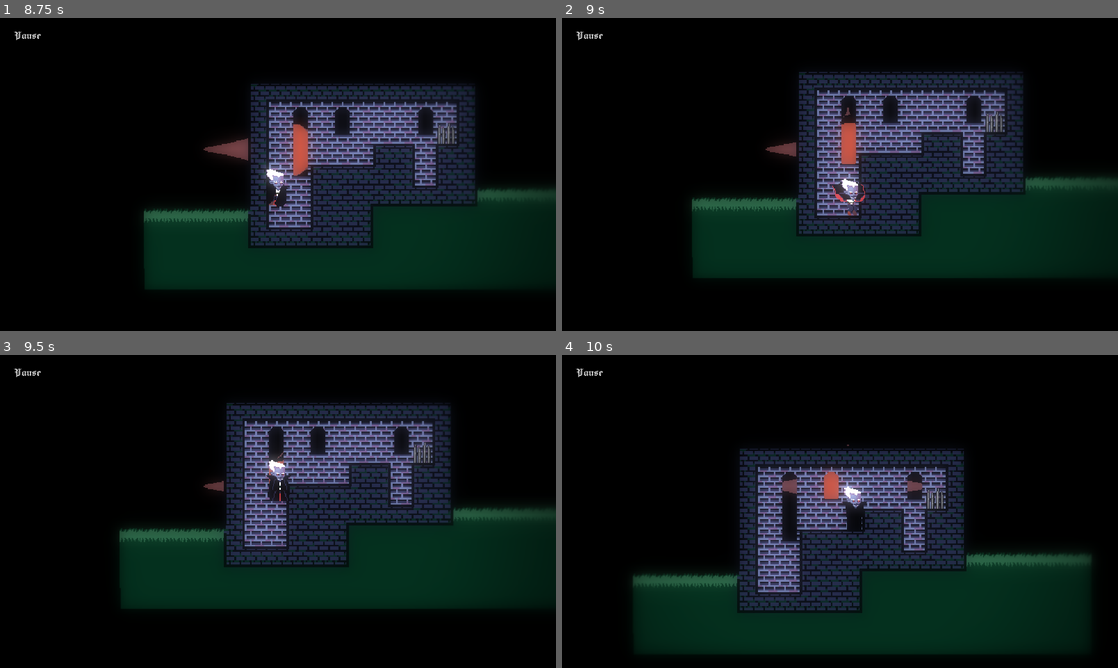
Above: before the commit, frames 1-4 (two rows, left to right).
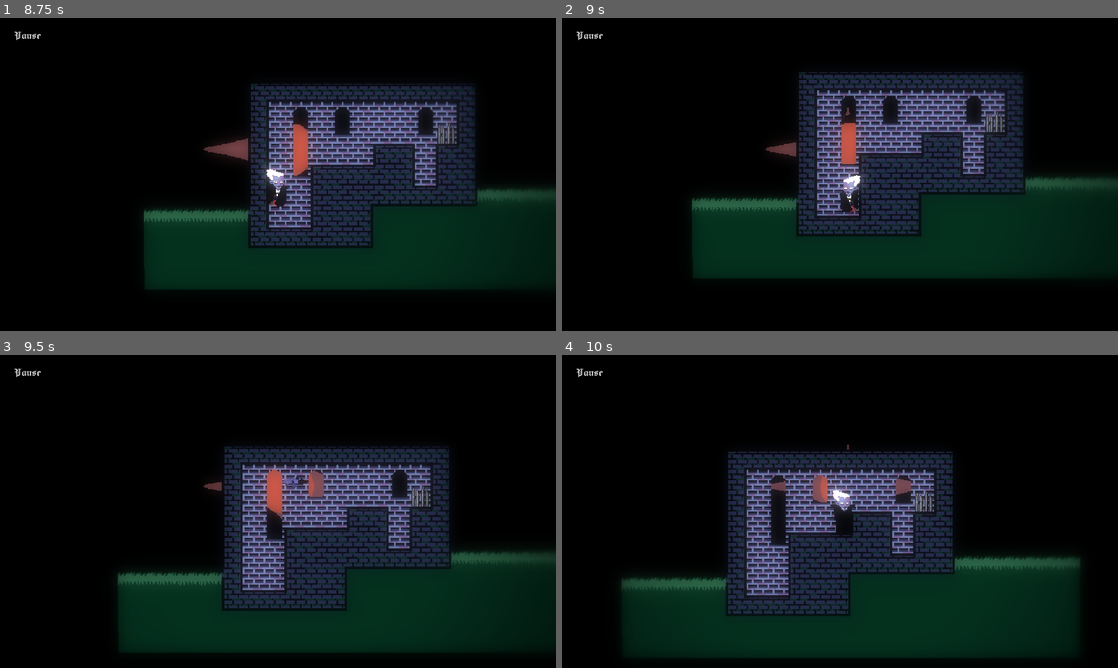
Above: after the commit, the same moments.

Repository: Agecaf/gmtk26-jamgame
Game: Godot game, scene res://main.tscn
Same seed, same stepped clock (60 frames per second), same inputs: the game is played once before the commit and once after it.
Inputs:
- Up to frame 1 (8.75 s): click "New Game" at 0.5 s; click "Continue" at 1.25 s; tap Enter (ui_accept) at 2 s; hold W (jump) 2.03-2.78 s; hold D (right) 2.03-3.53 s; tap S (crouch) at 2.1, 3.05, 3.6, 4.55, 6.05, 7.35 s; tap W (jump) at 2.85, 3.02, 3.32, 4.52, 4.82, 6.02, 6.32, 7.52, 7.82 s; hold A (left) 3.53-4.28 s; hold W (jump) 3.53-4.28 s; hold D (right) 4.28-5.78 s; tap Backspace at 4.35 s; hold W (jump) 5.03-5.78 s; tap Delete at 5.1 s; hold A (left) 5.78-6.53 s; tap Keypad Enter at 5.85 s; hold D (right) 6.53-7.28 s; hold W (jump) 6.53-7.28 s; tap Space at 6.6 s; hold A (left) from 7.28 s (still down); hold W (jump) from 8.03 s (still down)
- Up to frame 2 (9 s): release A (left) at 8.78 s; release W (jump) at 8.78 s; hold D (right) from 8.78 s (still down); tap S (crouch) at 8.85 s
- Up to frame 3 (9.5 s): keep holding D (right); tap W (jump) at 9.02, 9.32 s
- Up to frame 4 (10 s): keep holding D (right); hold W (jump) from 9.53 s (still down); tap Backspace at 9.6 s

Frame 1 is identical in both runs. In frame 2, 2.1% of the frame differs, in the area x 23-83%, y 22-69%; in frame 3, 36%, in the area x 21-100%, y 15-96%; in frame 4, 16%.

Commit message:
Use player fall animation for the down portion of the jumping state, allow double jumping, gliding and hanging on another wall further down on dropping from a wall hang (same delays apply as jumping off the ground), minor refactoring

Diff:
--- a/game/player/player.gd
+++ b/game/player/player.gd
@@ -7,6 +7,7 @@
 	RUNNING,
 	HANGING,
 	JUMPING,
+	JUMPING_FALL,
 	JUMPING_BAT,
 	GLIDING,
 	GLIDING_BAT,
--- a/game/player/player_anim.gd
+++ b/game/player/player_anim.gd
@@ -55,7 +55,8 @@
 		Player.State.GLIDING:
 			animator.play(&'Vampire/Glide')
 
-		Player.State.FALLING:
+		Player.State.FALLING,\
+		Player.State.JUMPING_FALL:
 			animator.play(&'Vampire/Fall')
 
 		Player.State.LANDING:
--- a/game/player/player_state.gd
+++ b/game/player/player_state.gd
@@ -85,7 +85,7 @@
 				player.change_state(Player.State.JUMPING)
 
 			elif Input.is_action_just_pressed(&'crouch') or Input.is_action_just_pressed(back_action):
-				player.change_state(Player.State.FALLING)
+				player.change_state(Player.State.JUMPING_FALL)
 
 		Player.State.JUMPING:
 			if player.is_on_floor():
@@ -100,6 +100,22 @@
 			elif jump_hold_time >= player.glide_start_delay:
 				player.change_state(Player.State.GLIDING)
 
+			elif player.velocity.y > 0 and total_air_time >= player.glide_start_delay:
+				player.change_state(Player.State.JUMPING_FALL)
+
+		Player.State.JUMPING_FALL:
+			if player.is_on_floor():
+				player.change_state(Player.State.IDLE)
+
+			elif player.is_on_wall_only() and wall_jump_conditions_met:
+				player.change_state(Player.State.HANGING)
+
+			elif Input.is_action_just_pressed(&'jump') and double_jump_keypress_timing:
+				player.change_state(Player.State.JUMPING_BAT)
+
+			elif jump_hold_time >= player.glide_start_delay:
+				player.change_state(Player.State.GLIDING)
+
 		Player.State.JUMPING_BAT:
 			if player.is_on_floor():
 				player.change_state(Player.State.IDLE)
@@ -132,10 +148,7 @@
 			if player.is_on_floor():
 				player.change_state(Player.State.LANDING_BAT)
 
-		Player.State.LANDING:
-			if not landing_delay_remaining:
-				player.change_state(Player.State.IDLE)
-
+		Player.State.LANDING,\
 		Player.State.LANDING_BAT:
 			if not landing_delay_remaining:
 				player.change_state(Player.State.IDLE)
@@ -154,38 +167,27 @@
 
 func _on_player_change_state(state: Player.State) -> void:
 	match state:
-		Player.State.IDLE:
-			player.change_form(Player.Form.VAMPIRE)
-
-		Player.State.RUNNING:
+		Player.State.IDLE,\
+		Player.State.RUNNING,\
+		Player.State.JUMPING,\
+		Player.State.JUMPING_FALL,\
+		Player.State.GLIDING,\
+		Player.State.FALLING:
 			player.change_form(Player.Form.VAMPIRE)
 
 		Player.State.HANGING:
 			player.change_form(Player.Form.VAMPIRE)
 			wall_jump_cooldown_remaining = player.wall_jump_cooldown
 
-		Player.State.JUMPING:
-			player.change_form(Player.Form.VAMPIRE)
-
-		Player.State.JUMPING_BAT:
-			player.change_form(Player.Form.BAT)
-
-		Player.State.GLIDING:
-			player.change_form(Player.Form.VAMPIRE)
-
-		Player.State.GLIDING_BAT:
-			player.change_form(Player.Form.BAT)
-
-		Player.State.FALLING:
-			player.change_form(Player.Form.VAMPIRE)
-
-		Player.State.FALLING_BAT:
-			player.change_form(Player.Form.BAT)
-
 		Player.State.LANDING:
 			player.change_form(Player.Form.VAMPIRE)
 			landing_delay_remaining = player.landing_delay
 
+		Player.State.JUMPING_BAT,\
+		Player.State.GLIDING_BAT,\
+		Player.State.FALLING_BAT:
+			player.change_form(Player.Form.BAT)
+
 		Player.State.LANDING_BAT:
 			player.change_form(Player.Form.BAT)
 			landing_delay_remaining = player.bat_landing_delay
